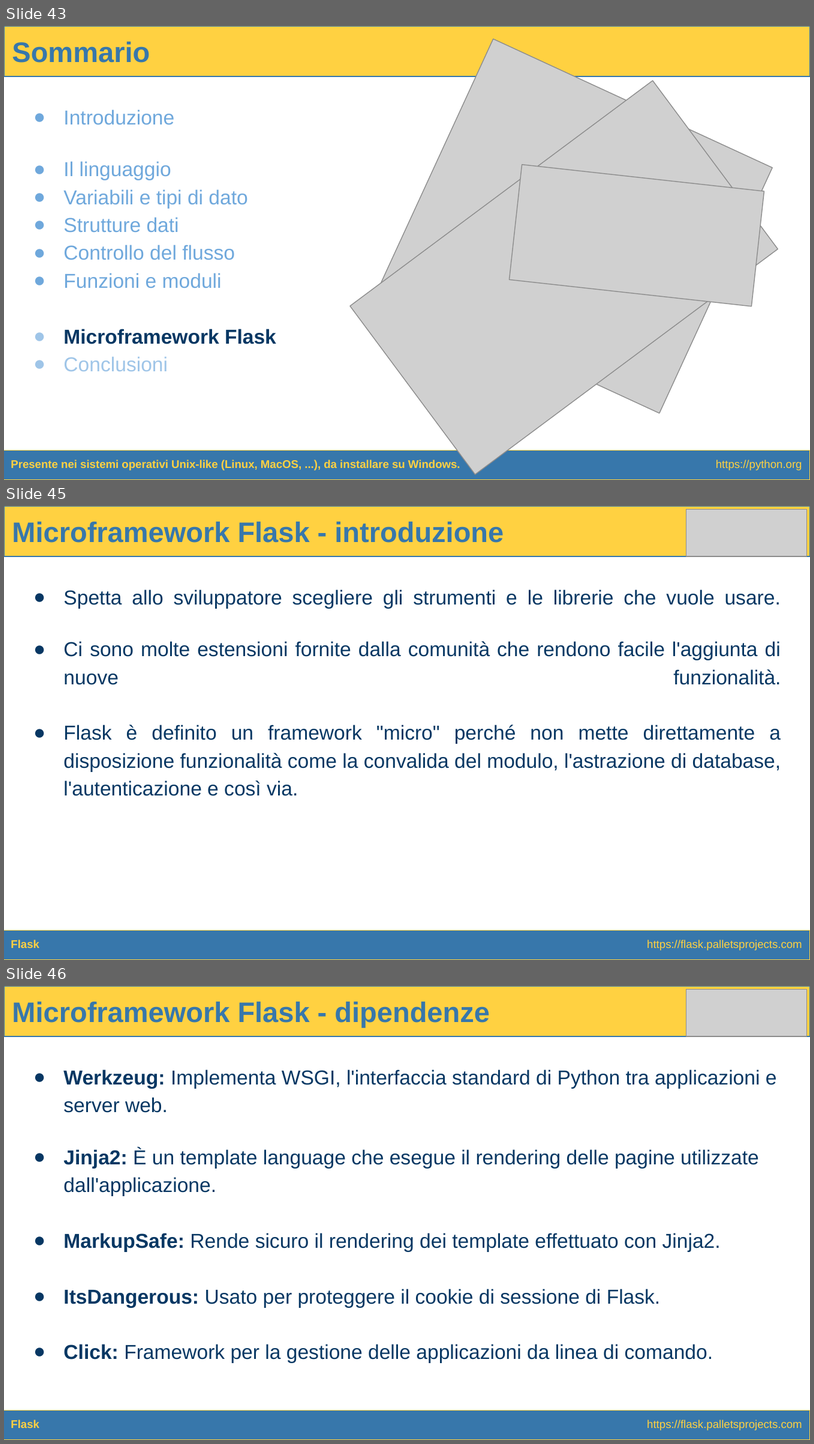
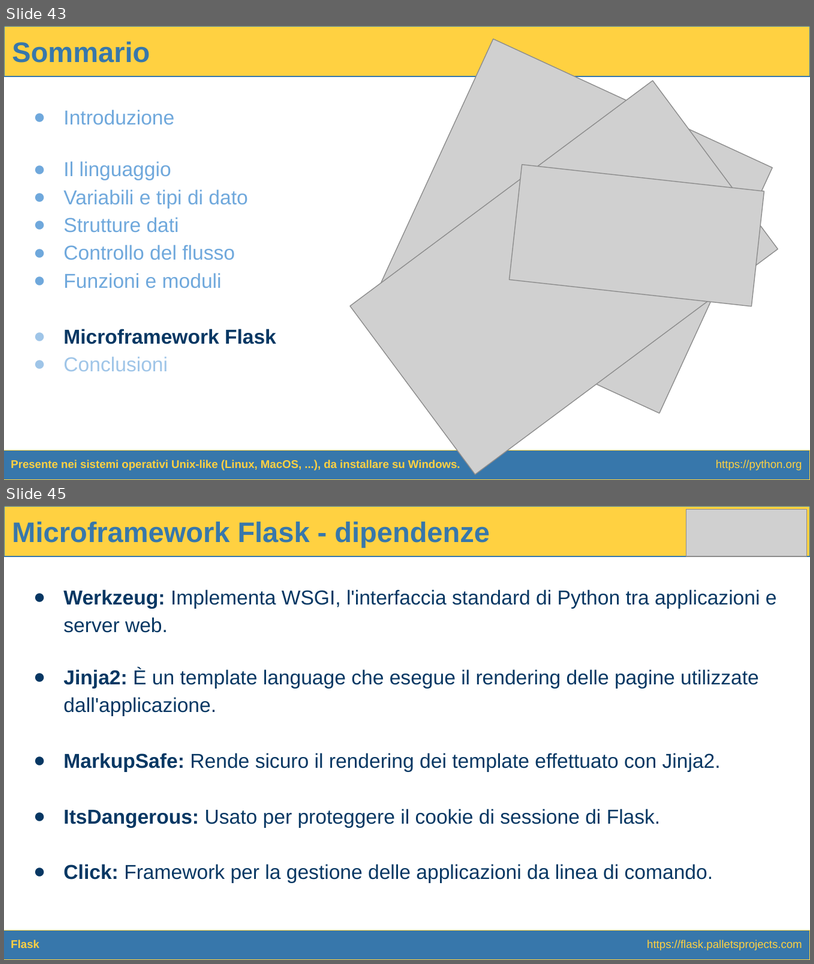
Before and after one commit to raffmont/Tecnologie_Web-Introduzione_a_Python, a slide deck: Tecnologie_Web-Introduzione_a_Python.pptx. Shown one above the other, each under a label of ours: slides 43, 45 and 46 before the commit, slides 43 and 45 after it; the slides between them are not shown. The pictures are 814x1444 and 814x964 pixels, drawn with LibreOffice and Linux fonts; fonts in the diff are those of the drawing; grey boxes stand for pictures. Boxes give left, top, right and bottom in pixels: in the first picture for what was removed or moved away, otherwise in the second. Text is boxed around its words. In the diff, an @@ line names an element or a change of style, - is before the commit and + after.

```diff
--- a/Tecnologie_Web-Introduzione_a_Python.pptx
+++ b/Tecnologie_Web-Introduzione_a_Python.pptx
@@ slide 45 removed at box(4, 506, 810, 960), background #FFFFFF @@
@@ title removed at box(4, 506, 810, 557) @@
-Microframework Flask - introduzione
@@ picture removed at box(686, 509, 807, 557) @@
@@ text removed at box(63, 589, 782, 796) @@
-● Spetta allo sviluppatore scegliere gli strumenti e le librerie che vuole usare.
-● Ci sono molte estensioni fornite dalla comunità che rendono facile l'aggiunta di nuove funzionalità.
-● Flask è definito un framework "micro" perché non mette direttamente a disposizione funzionalità come la convalida del modulo, l'astrazione di database, l'autenticazione e così via.
@@ rectangle removed at box(4, 930, 810, 959) @@
-https://flask.palletsprojects.com
@@ text removed at box(11, 939, 39, 948) @@
-Flask
@@ what was slide 46 is now slide 45 @@
```
Also in this commit, not shown: 11 slides changed.
